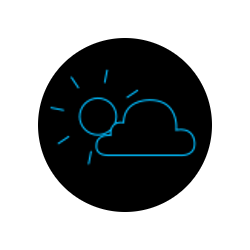
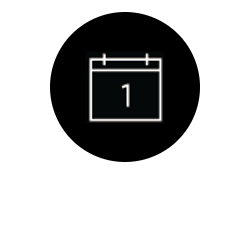
Revision of a layered 250×250 image; what changed, layer by layer:
renamed "Mostly Sunny" to "W Mostly Sunny", hid it over [49, 68, 197, 166]
added layer "Clipboard" above "Refresh" over [86, 51, 165, 124]
showed "Black BG Top Side" over [50, 12, 200, 162]
hid "Black BG Full Center" over [38, 38, 212, 212]
